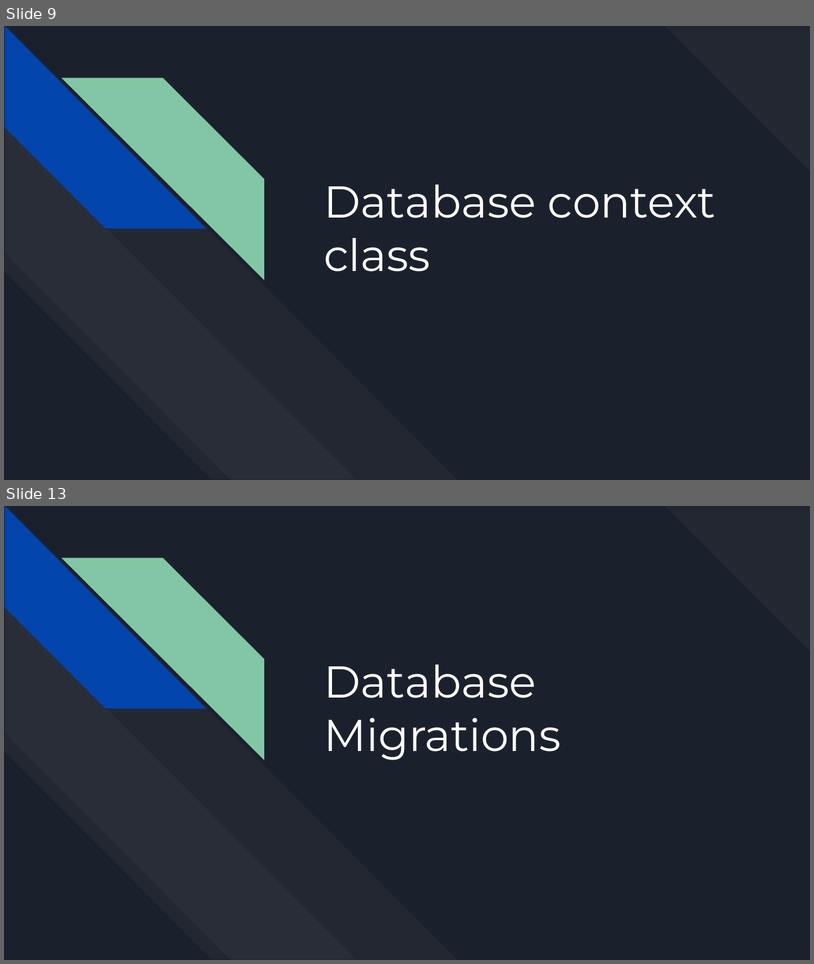
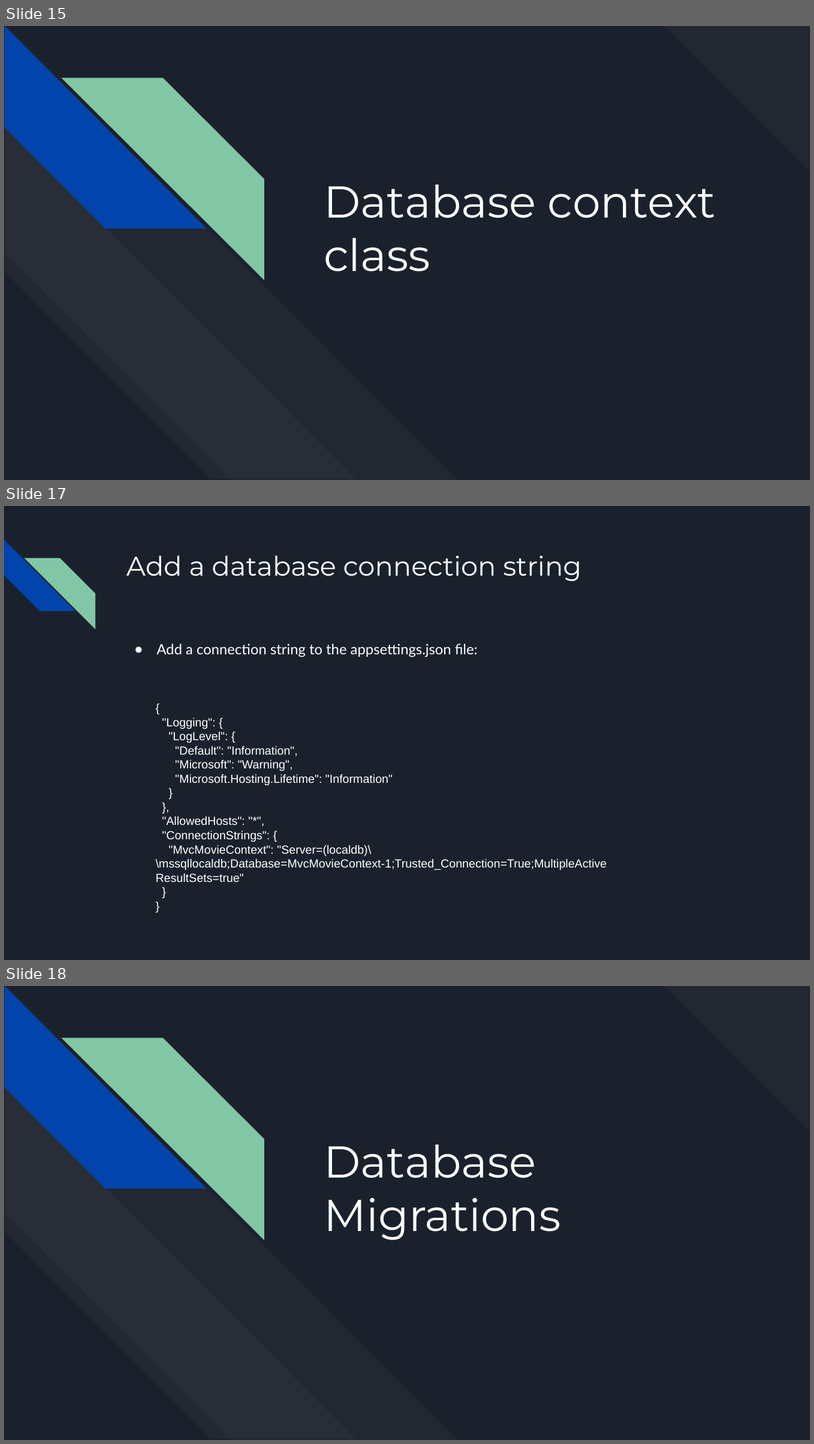
Before and after one commit to bulhard/Web-Programming, a slide deck: 00 Presentations/06 Working with Database.pptx. Shown one above the other, each under a label of ours: slides 9 and 13 before the commit, slides 15, 17 and 18 after it; the slides between them are not shown. The pictures are 814x964 and 814x1444 pixels, drawn with LibreOffice and Linux fonts; fonts in the diff are those of the drawing. Boxes give left, top, right and bottom in pixels: in the first picture for what was removed or moved away, otherwise in the second. Text is boxed around its words. In the diff, an @@ line names an element or a change of style, - is before the commit and + after.

```diff
--- a/00 Presentations/06 Working with Database.pptx
+++ b/00 Presentations/06 Working with Database.pptx
@@ slide 17 added at <box>4,506,810,960</box>, background #1B212C @@
@@ diag stripe added at <box>4,540,75,611</box>, fill #0145AC @@
@@ diag stripe added at <box>24,558,95,630</box>, fill #82C7A5 @@
@@ title added at <box>126,555,582,581</box>, 32 pt, text #FFFFFF @@
+Add a database connection string
@@ text added at <box>157,643,478,657</box>, 17 pt, text #FFFFFF @@
+● Add a connection string to the appsettings.json file:
@@ text added at <box>156,717,607,882</box>, 14 pt, text #FFFFFF @@
+{
+"Logging": {
+"LogLevel": {
+"Default": "Information",
+"Microsoft": "Warning",
+"Microsoft.Hosting.Lifetime": "Information"
+}
+},
+"AllowedHosts": "*",
+"ConnectionStrings": {
+"MvcMovieContext": "Server=(localdb)\\mssqllocaldb;Database=MvcMovieContext-1;Trusted_Connection=True;MultipleActiveResultSets=true"
+}
+}
@@ what was slide 9 is now slide 15 @@
@@ what was slide 13 is now slide 18 @@
```
Also in this commit, not shown: 2 slides changed, 28 other slides added, 8 slides removed.
